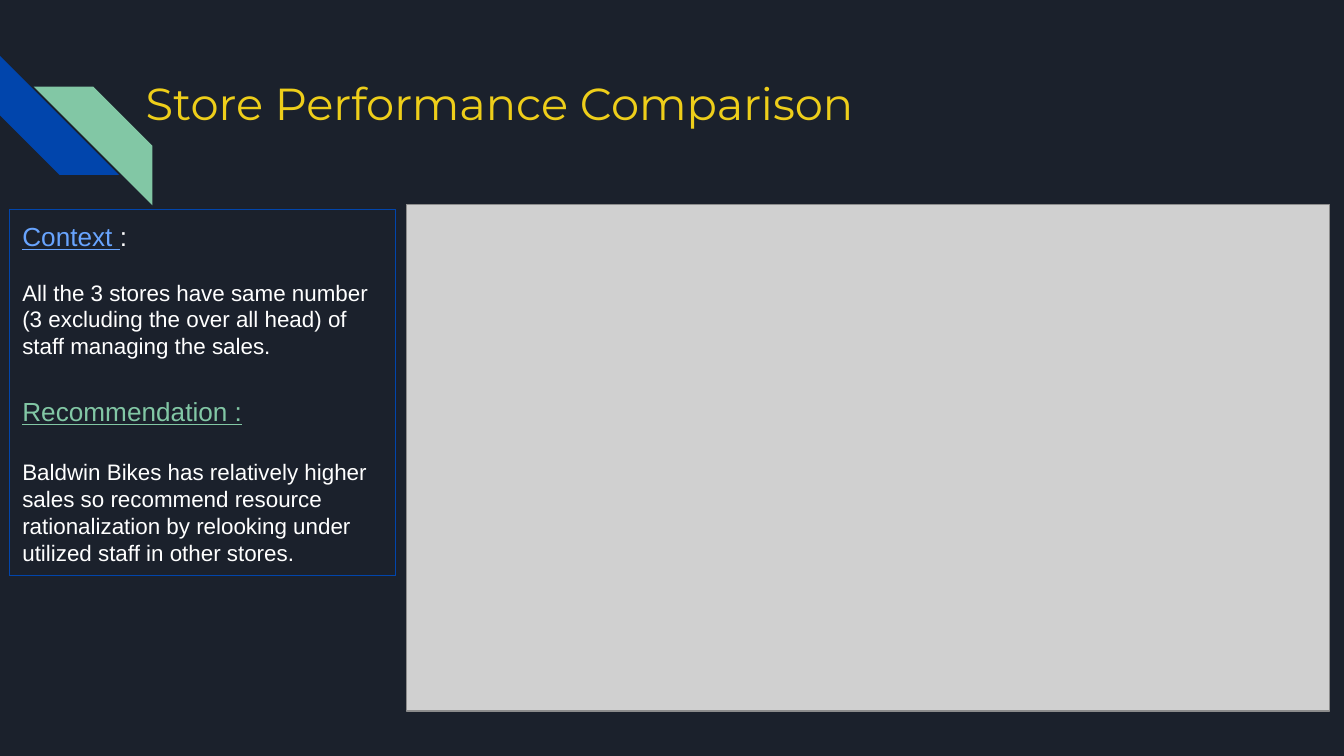
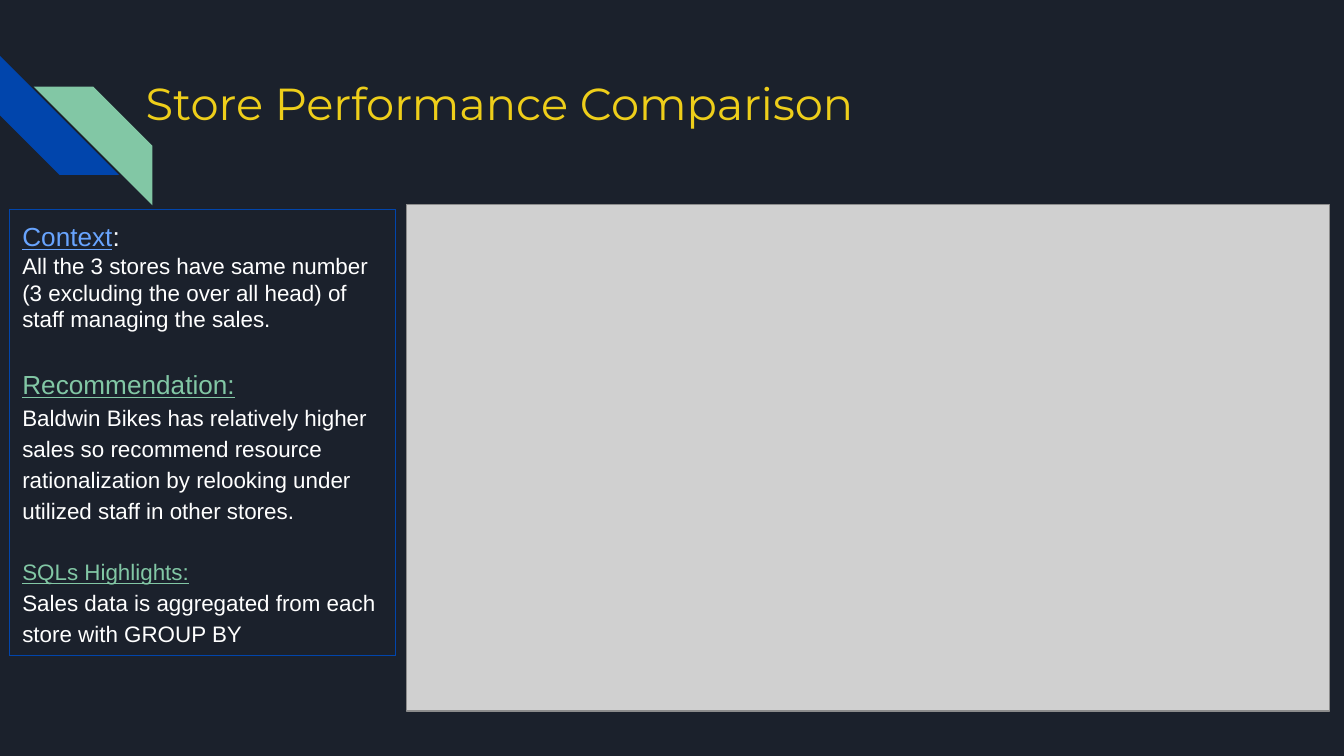
Before and after one commit to Manju-crz/sql_mini_project, a slide deck: slide 13 of SQL Miniproject Group 3 - Bike Store.pptx (slide 14 before the commit). Drawn at 1344x756 pixels with LibreOffice and Linux fonts; fonts in the diff are those of the drawing; grey boxes stand for pictures. Boxes give left, top, right and bottom in pixels: in the first picture for what was removed or moved away, otherwise in the second. Text is boxed around its words. In the diff, an @@ line names an element or a change of style, - is before the commit and + after.

```diff
--- a/SQL Miniproject Group 3 - Bike Store.pptx
+++ b/SQL Miniproject Group 3 - Bike Store.pptx
@@ rectangle "Context:": place and size @@
-rectangle "Context:" at (9, 210, 396, 577)
+rectangle "Context:" at (9, 210, 396, 656)
@@ text in rectangle at (22, 227, 120, 250): spaces changed @@
-Context :
+Context:
@@ text in rectangle at (22, 375, 234, 398): spaces changed @@
-Recommendation :
+Recommendation:
@@ text in rectangle at (22, 409, 366, 520): line spacing 1 to 1.15 @@
@@ text in rectangle at (22, 564, 375, 643): paragraphs added @@
+SQLs Highlights:
+Sales data is aggregated from each store with GROUP BY
```
Also in this commit, not shown: 13 other slides changed, 4 slides added, 7 slides removed.
